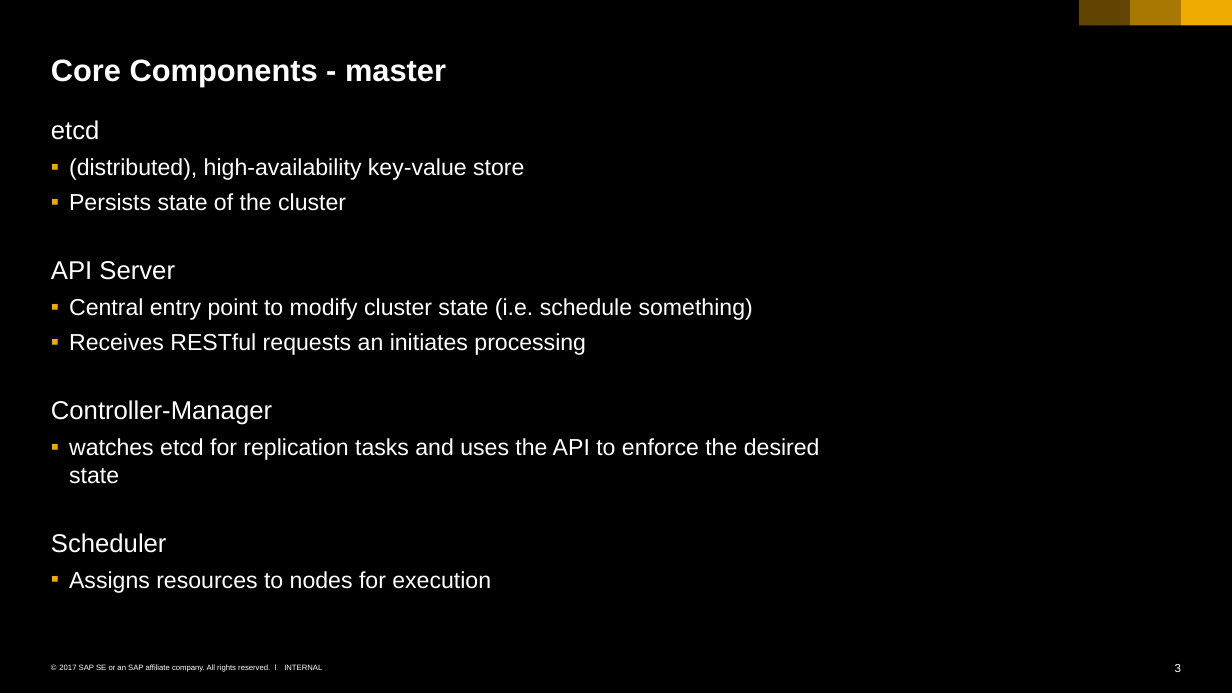
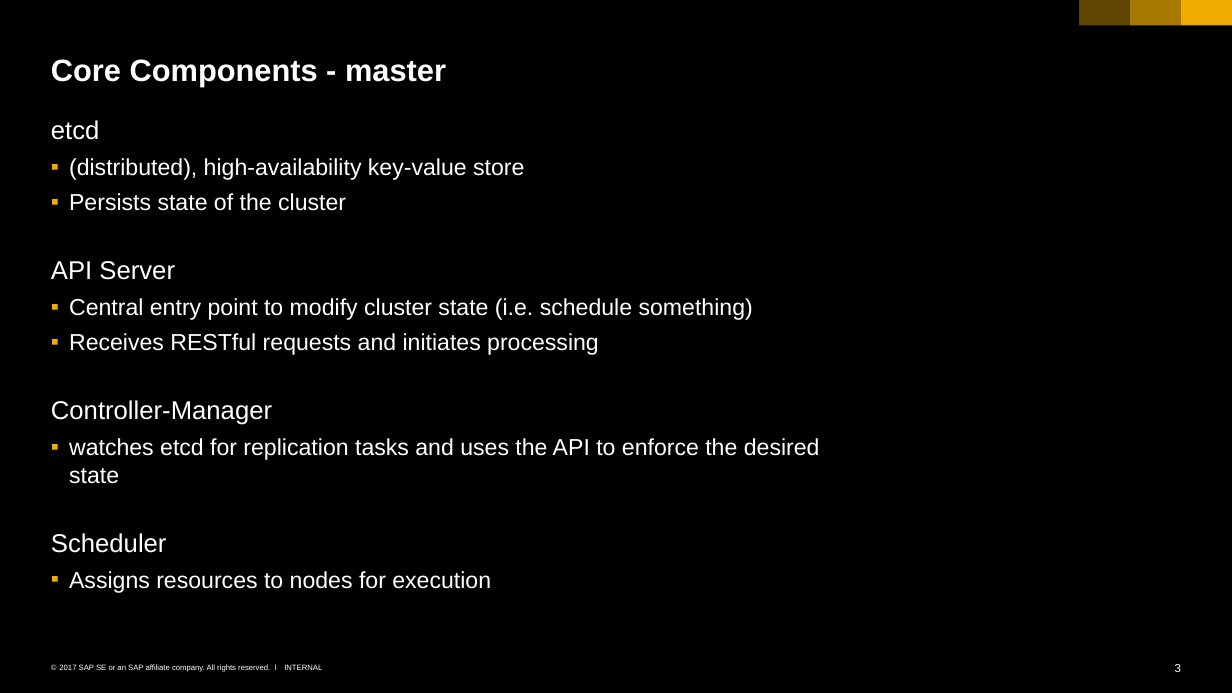
Before and after one commit to cuijiyao01/docker-k8s-training, a slide deck: slide 3 of kubernetes/01_k8s_core_components.pptx. Drawn at 1232x693 pixels with LibreOffice and Linux fonts; fonts in the diff are those of the drawing. Boxes give left, top, right and bottom in pixels: in the first picture for what was removed or moved away, otherwise in the second. Text is boxed around its words. In the diff, an @@ line names an element or a change of style, - is before the commit and + after.

```diff
--- a/kubernetes/01_k8s_core_components.pptx
+++ b/kubernetes/01_k8s_core_components.pptx
@@ text at (x1=69, y1=333, x2=599, y2=355): text changed @@
-  ▪ Receives RESTful requests an initiates processing
+  ▪ Receives RESTful requests and initiates processing
```
Also in this commit, not shown: 2 other slides changed, 1 slide added, 6 other files.
